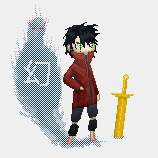
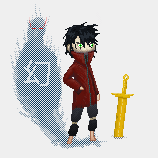
Two versions of the same layered image (158x158). Layer-by-layer changes:
added group "Group 1" with 3 layers above "clothes copy" over (62, 44, 99, 110)
"Layer 3 copy": blend normal → soft light, moved it into group "Group 1" over (62, 51, 97, 109)
"Layer 3": blend normal → soft light, moved it into group "Group 1", painted on it over (62, 44, 99, 109)
moved "clothes copy 2" into group "Group 1", painted on it over (63, 47, 99, 110)
painted on "shading_face" over (69, 44, 95, 56)
